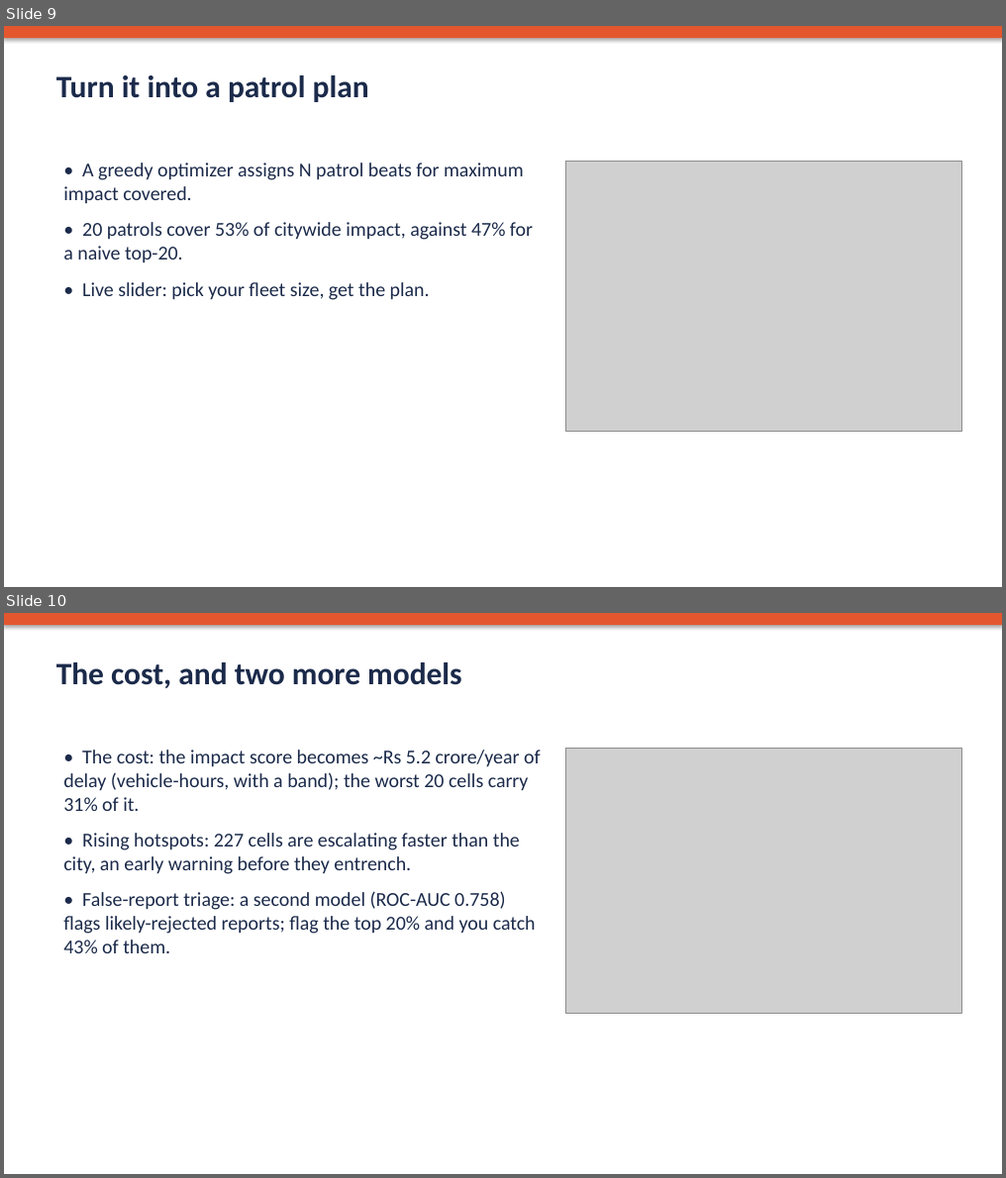
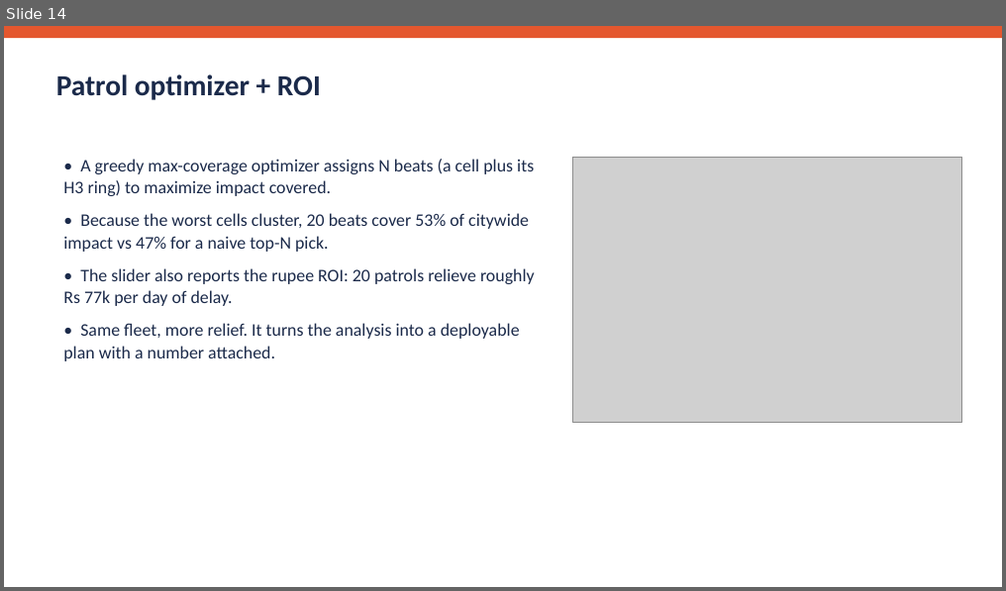
Before and after one commit to senku14x/Flipkart-Gridlock, a slide deck: submission/ParkPulse_Pitch_Deck.pptx. Shown one above the other, each under a label of ours: slides 9 and 10 before the commit, slide 14 after it. The pictures are 1006x1178 and 1006x591 pixels, drawn with LibreOffice and Linux fonts; fonts in the diff are those of the drawing; grey boxes stand for pictures. Boxes give left, top, right and bottom in pixels: in the first picture for what was removed or moved away, otherwise in the second. Text is boxed around its words. In the diff, an @@ line names an element or a change of style, - is before the commit and + after.

```diff
--- a/submission/ParkPulse_Pitch_Deck.pptx
+++ b/submission/ParkPulse_Pitch_Deck.pptx
@@ slide 10 removed at box(4, 613, 1002, 1174), background #FFFFFF @@
@@ rectangle removed at box(4, 613, 1002, 625) @@
@@ text removed at box(56, 663, 461, 688) @@
-The cost, and two more models
@@ text removed at box(63, 750, 541, 954) @@
-• The cost: the impact score becomes ~Rs 5.2 crore/year of delay (vehicle-hours, with a band); the worst 20 cells carry 31% of it.
-• Rising hotspots: 227 cells are escalating faster than the city, an early warning before they entrench.
-• False-report triage: a second model (ROC-AUC 0.758) flags likely-rejected reports; flag the top 20% and you catch 43% of them.
@@ picture removed at box(565, 748, 962, 1014) @@
@@ what was slide 9 is now slide 14 @@
@@ slide 14 changed as well @@
@@ rectangle at box(4, 26, 1002, 38): shadow off @@
@@ text at box(56, 75, 321, 100): text changed; size 30 to 28 pt @@
-Turn it into a patrol plan
+Patrol optimizer + ROI
@@ text at box(63, 159, 535, 362): text changed; size 19 to 17 pt @@
-• A greedy optimizer assigns N patrol beats for maximum impact covered.
-• 20 patrols cover 53% of citywide impact, against 47% for a naive top-20.
-• Live slider: pick your fleet size, get the plan.
+• A greedy max-coverage optimizer assigns N beats (a cell plus its H3 ring) to maximize impact covered.
+• Because the worst cells cluster, 20 beats cover 53% of citywide impact vs 47% for a naive top-N pick.
+• The slider also reports the rupee ROI: 20 patrols relieve roughly Rs 77k per day of delay.
+• Same fleet, more relief. It turns the analysis into a deployable plan with a number attached.
@@ picture: place and size @@
-picture at box(565, 161, 962, 431)
+picture at box(573, 157, 962, 423)
```
Also in this commit, not shown: 4 other slides changed, 11 slides added, 7 other slides removed, 1 other file.
